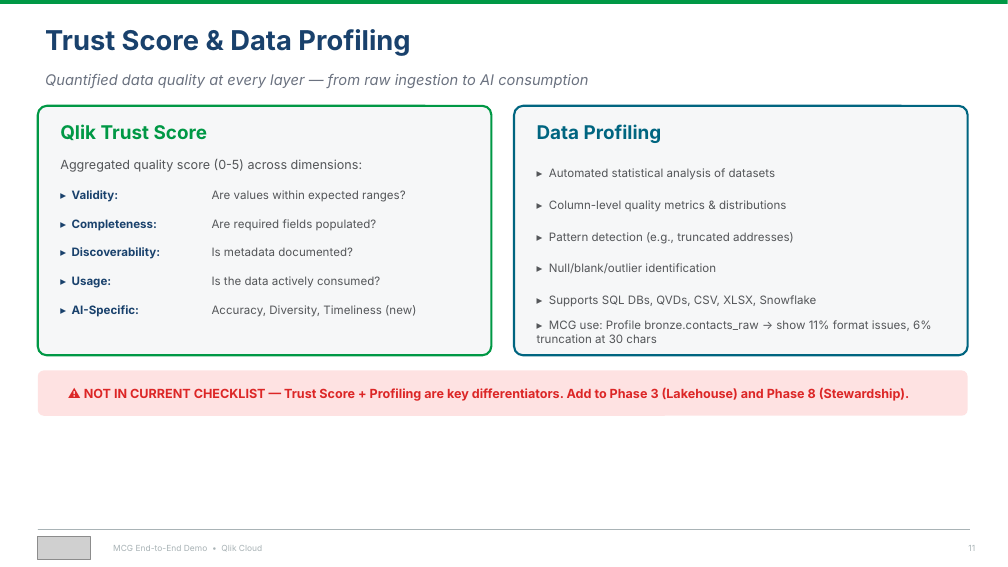
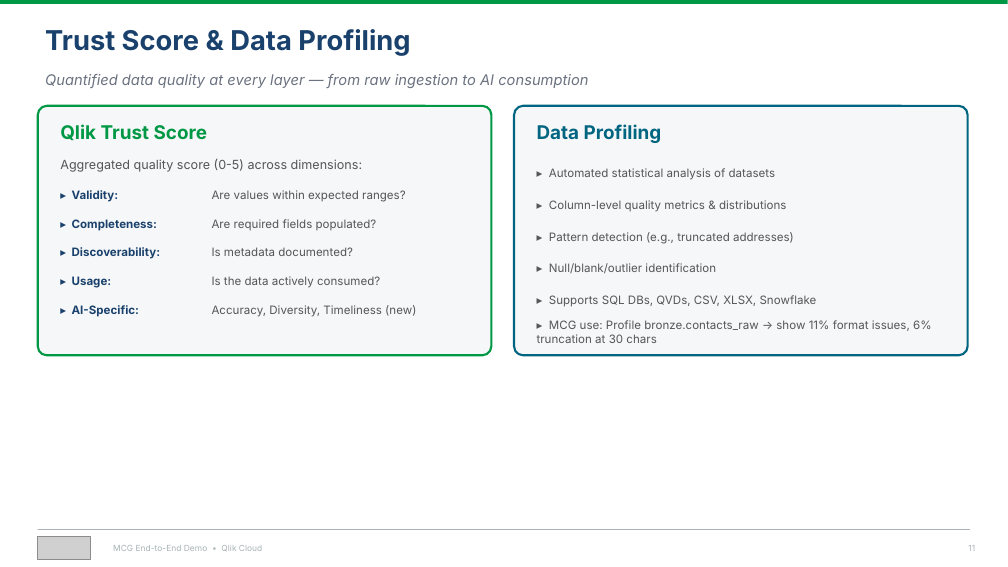
Before and after one commit to robertschoenfeldqlik/meridan_retail_group_qlik_demo_assets, a slide deck: slide 11 of MCG_Demo_Overview_Four_Stories.pptx. Drawn at 1008x567 pixels with LibreOffice and Linux fonts; fonts in the diff are those of the drawing; grey boxes stand for pictures. Boxes give left, top, right and bottom in pixels: in the first picture for what was removed or moved away, otherwise in the second. Text is boxed around its words. In the diff, an @@ line names an element or a change of style, - is before the commit and + after.

```diff
--- a/MCG_Demo_Overview_Four_Stories.pptx
+++ b/MCG_Demo_Overview_Four_Stories.pptx
@@ rounded rectangle removed at (x1=38, y1=371, x2=968, y2=416) @@
@@ text removed at (x1=84, y1=387, x2=910, y2=401) @@
-⚠ NOT IN CURRENT CHECKLIST — Trust Score + Profiling are key differentiators. Add to Phase 3 (Lakehouse) and Phase 8 (Stewardship).
```
Also in this commit, not shown: 6 other slides changed.
